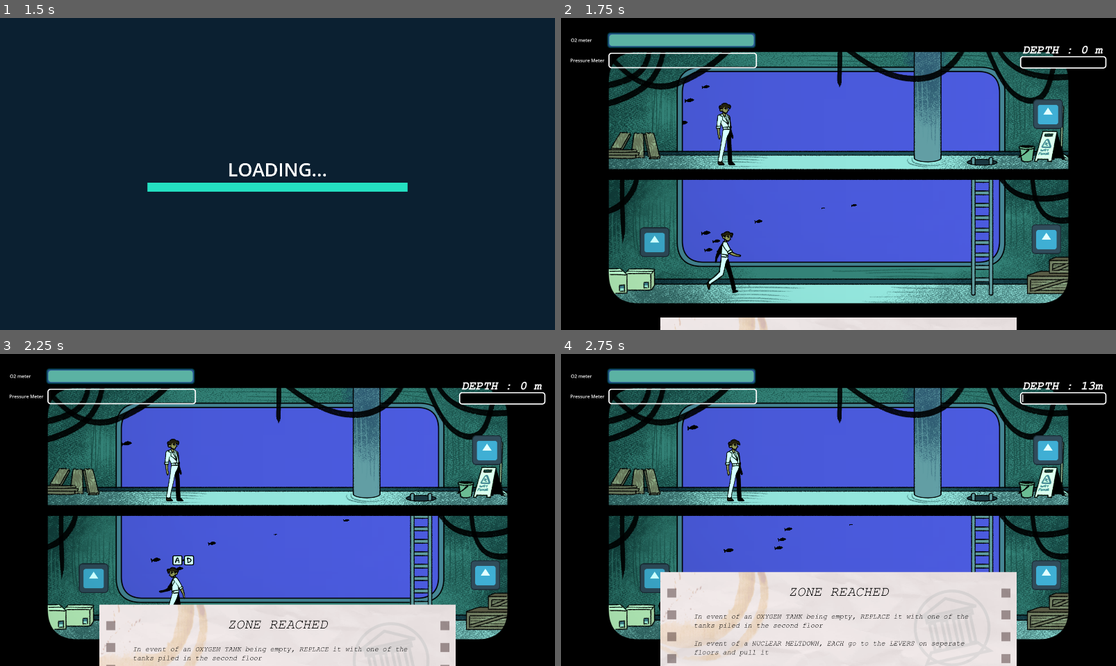
Above: before the commit, frames 1-4 (two rows, left to right).
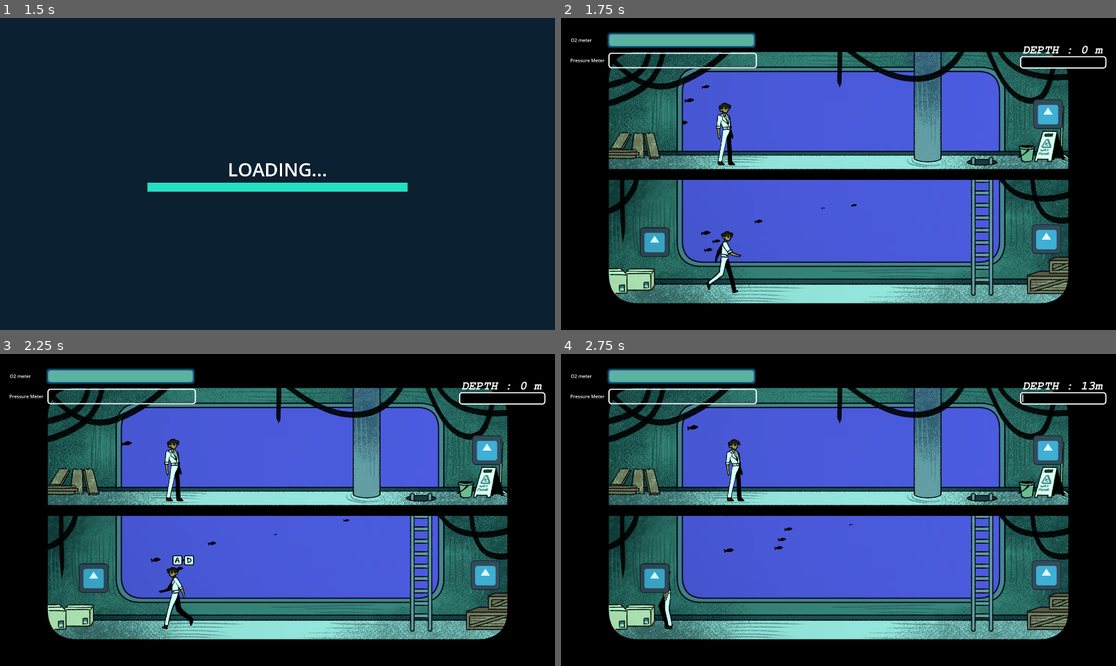
Above: after the commit, the same moments.

Repository: KenKomKom/garena2025
Game: Godot game, scene res://scenes/mainmenu.tscn
Same seed, same stepped clock (60 frames per second), same inputs: the game is played once before the commit and once after it. The project has no main scene, so this scene is started directly. The engine's default icon, where the game draws it, is replaced by a stand-in: a white triangle on a blue panel in a dark square.
Inputs:
- Up to frame 1 (1.5 s): click "Start Game" at 0.5 s; tap Enter (ui_accept) at 1.25 s; hold D (rightp1) from 1.28 s (still down); tap Left (leftp2) at 1.35 s
- Up to frame 2 (1.75 s): keep holding D (rightp1); tap Enter (ui_accept) at 1.52 s
- Up to frame 3 (2.25 s): release D (rightp1) at 2.03 s; hold A (leftp1) from 2.03 s (still down); tap Right (rightp2) at 2.1 s
- Up to frame 4 (2.75 s): keep holding A (leftp1); tap Enter (ui_accept) at 2.27 s

Frame 1 is identical in both runs. In frame 2, 2.6% of the frame differs, in the area x 17-83%, y 95-100%; in frame 3, 13%; in frame 4, 19%, in the area x 17-83%, y 69-100%.

Commit message:
akadsakdadposahjfaid

Diff:
--- a/player.gd
+++ b/player.gd
@@ -17,7 +17,8 @@
 	if can_move:
 		direction = Input.get_axis("leftp1", "rightp1")
 		if direction:
-			$AnimatedSprite2D.play("p1_walk")
+			if not $AnimatedSprite2D.is_playing():
+				$AnimatedSprite2D.play("p1_walk")
 			$AnimatedSprite2D.flip_h = true if direction<0	 else false
 			velocity.x = direction * SPEED
 		else:
--- a/player.tscn
+++ b/player.tscn
@@ -129,4 +129,4 @@
 [node name="AnimatedSprite2D" type="AnimatedSprite2D" parent="."]
 position = Vector2(0, -138)
 sprite_frames = SubResource("SpriteFrames_t3bxi")
-animation = &"p1_idle"
+animation = &"p1_walk"
--- a/scripts/manual.gd
+++ b/scripts/manual.gd
@@ -14,9 +14,6 @@
 
 func _ready():
 	GameManager.connect("zone_reached", add_text2)
-	add_text(0)
-	add_text(4)
-	animate_in()
 
 const DESC = [
 	"In event of an OXYGEN TANK being empty, REPLACE it with one of the tanks piled in the second floor",
